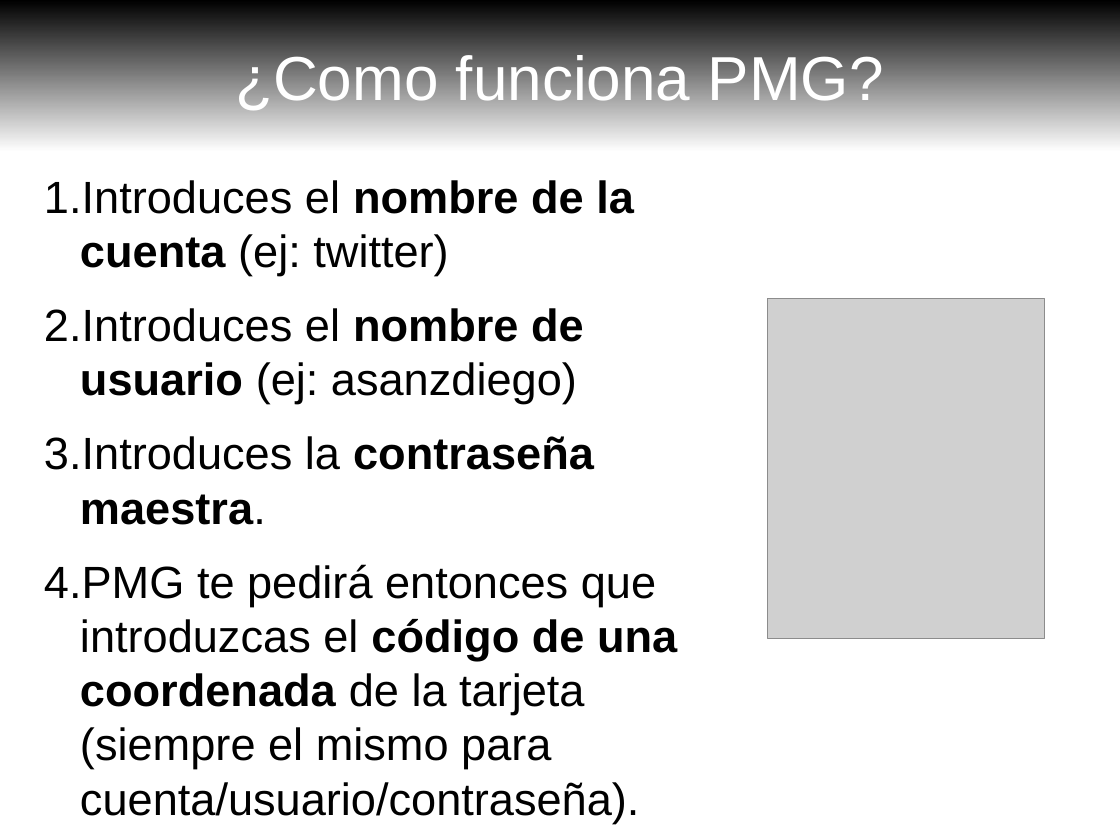
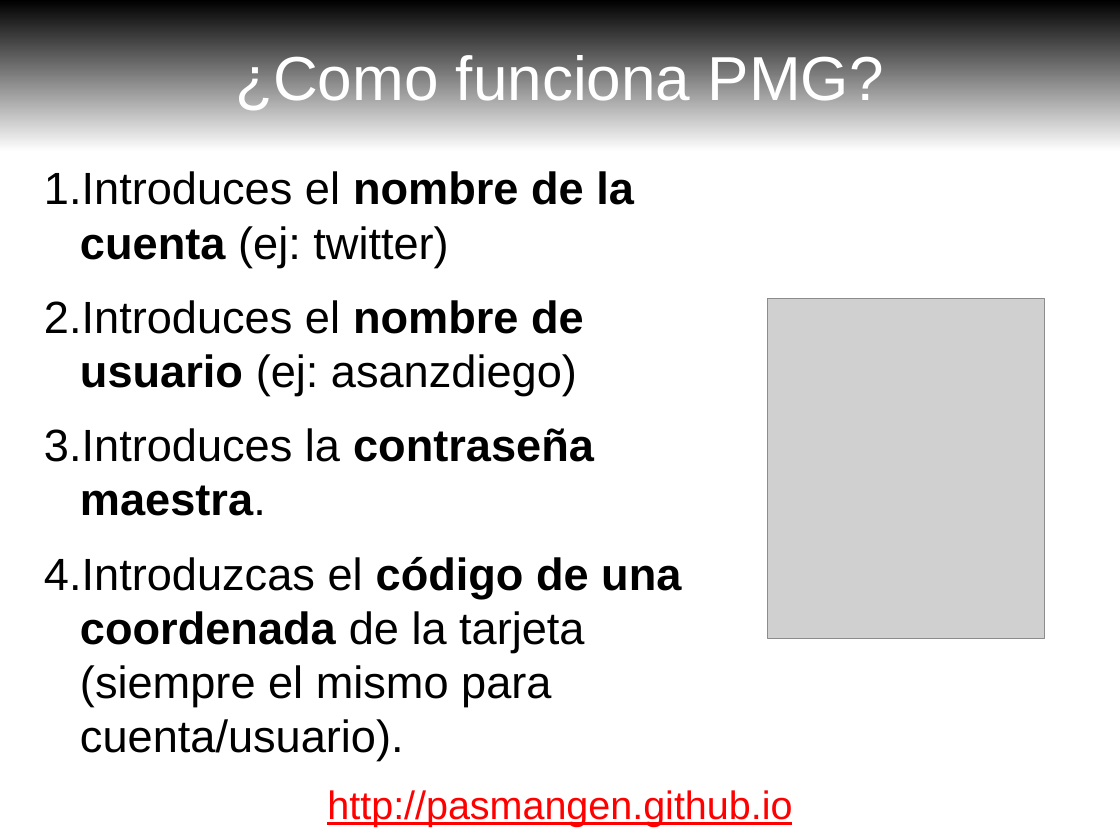
Before and after one commit to pasmangen/pasmangen.github.io, a slide deck: slide 8 of slides/pmg-es.odp. Drawn at 1120x840 pixels with LibreOffice and Linux fonts; fonts in the diff are those of the drawing; grey boxes stand for pictures. Boxes give left, top, right and bottom in pixels: in the first picture for what was removed or moved away, otherwise in the second. Text is boxed around its words. In the diff, an @@ line names an element or a change of style, - is before the commit and + after.

```diff
--- a/slides/pmg-es.odp
+++ b/slides/pmg-es.odp
@@ text "Introduces el nombre de la ...": place and size @@
-text "Introduces el nombre de la ..." at [44,180,677,823]
+text "Introduces el nombre de la ..." at [44,171,681,761]
@@ text at [44,557,681,761]: text changed @@
-4. PMG te pedirá entonces que introduzcas el código de una coordenada de la tarjeta (siempre el mismo para cuenta/usuario/contraseña).
+4. Introduzcas el código de una coordenada de la tarjeta (siempre el mismo para cuenta/usuario).
@@ text added at [327,790,792,827], 28 pt, text #FF0000, underline @@
+http://pasmangen.github.io
```
Also in this commit, not shown: 9 other slides changed, 1 slide added, 4 other files.
